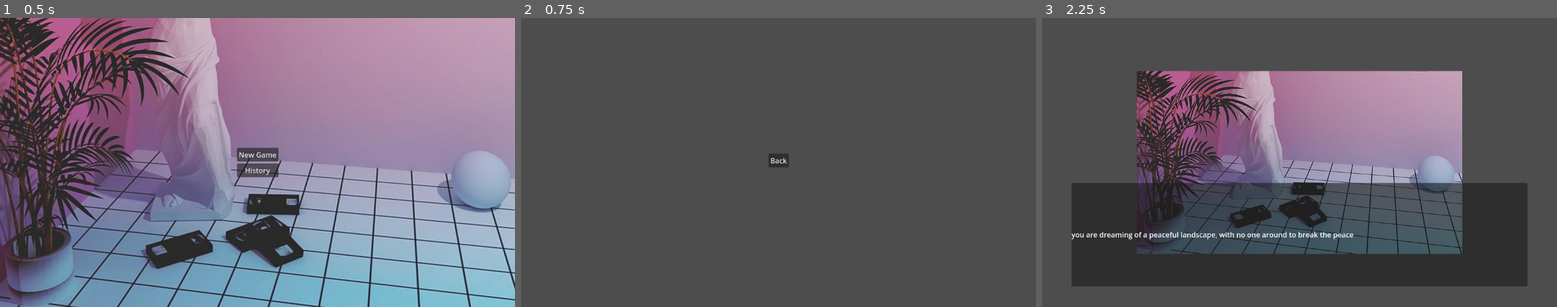
Above: before the commit, frames 1-3 (left to right).
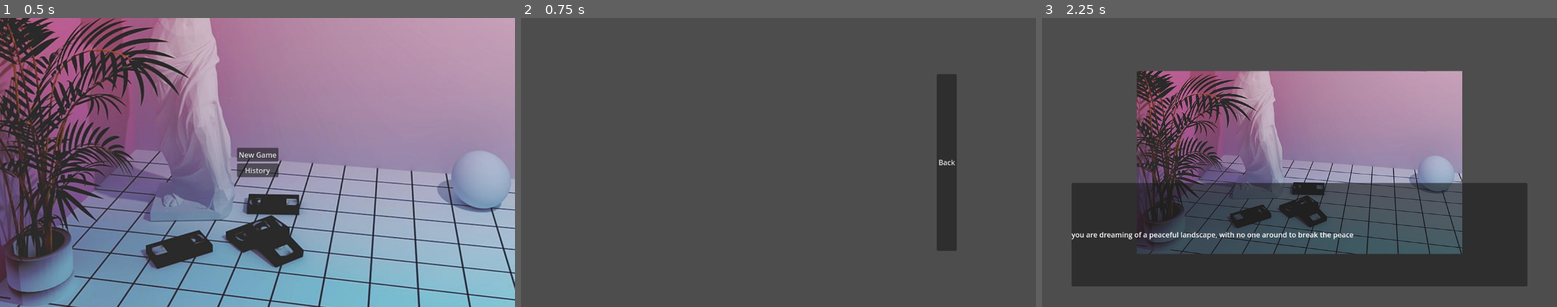
Above: after the commit, the same moments.

Repository: MansiAyer/VisualNovelTemplate2D
Game: Godot game, scene res://scenes/main_control.tscn
Two runs of this game, one before a commit and one after it. Both use one fixed random seed, a clock stepped at 60 frames per second and the inputs below.
Inputs:
- Up to frame 1 (0.5 s): no input
- Up to frame 2 (0.75 s): click "History" at 0.5 s
- Up to frame 3 (2.25 s): click "Back" at 1.25 s; click "New Game" at 2 s

Frame 1 is identical in both runs. In frame 2, 2.5% of the frame differs, in the area x 48-85%, y 19-81%; in frame 3, nothing differs.

Commit message:
changed layout and type of history node - it is hbox now

Diff:
--- /dev/null
+++ b/scenes/history.tscn
@@ -0,0 +1,25 @@
+[gd_scene load_steps=2 format=3 uid="uid://b52v2yfyihkq7"]
+
+[ext_resource type="Script" uid="uid://d03ea73m2vyhf" path="res://scripts/history.gd" id="1_3neif"]
+
+[node name="History" type="HBoxContainer"]
+custom_minimum_size = Vector2(900, 396)
+anchors_preset = 8
+anchor_left = 0.5
+anchor_top = 0.5
+anchor_right = 0.5
+anchor_bottom = 0.5
+offset_left = -450.0
+offset_top = -198.0
+offset_right = 450.0
+offset_bottom = 198.0
+grow_horizontal = 2
+grow_vertical = 2
+script = ExtResource("1_3neif")
+
+[node name="VBoxContainer" type="VBoxContainer" parent="."]
+custom_minimum_size = Vector2(800, 296)
+layout_mode = 2
+size_flags_horizontal = 4
+size_flags_vertical = 4
+alignment = 1
--- a/scenes/main_control.tscn
+++ b/scenes/main_control.tscn
@@ -5,7 +5,7 @@
 [ext_resource type="Texture2D" uid="uid://be06fa30gmef3" path="res://media/placeholders/aesthetics-vaporwave-seapunk-light-wallpaper-preview-1827258361.jpg" id="4_8jdwr"]
 [ext_resource type="PackedScene" uid="uid://d1ie2mcfeys2m" path="res://scenes/base_menu.tscn" id="4_422ur"]
 [ext_resource type="Script" uid="uid://efoqpct3gfap" path="res://scripts/story_act.gd" id="6_4v3x4"]
-[ext_resource type="Script" uid="uid://d03ea73m2vyhf" path="res://scripts/history.gd" id="6_sqeji"]
+[ext_resource type="PackedScene" uid="uid://b52v2yfyihkq7" path="res://scenes/history.tscn" id="6_sqeji"]
 
 [node name="MainControl" type="Node2D"]
 script = ExtResource("1_3tiwv")
@@ -36,24 +36,7 @@
 [node name="StoryAct" type="Node2D" parent="."]
 script = ExtResource("6_4v3x4")
 
-[node name="History" type="ScrollContainer" parent="."]
-anchors_preset = 8
-anchor_left = 0.5
-anchor_top = 0.5
-anchor_right = 0.5
-anchor_bottom = 0.5
-offset_left = -20.0
-offset_top = -20.0
-offset_right = 20.0
-offset_bottom = 20.0
-grow_horizontal = 2
-grow_vertical = 2
-horizontal_scroll_mode = 0
-script = ExtResource("6_sqeji")
-
-[node name="VBoxContainer" type="VBoxContainer" parent="History"]
-layout_mode = 2
-alignment = 1
+[node name="History" parent="." instance=ExtResource("6_sqeji")]
 
 [connection signal="menu_pressed" from="MainMenu" to="." method="handle_menu_actions"]
 [connection signal="close_history" from="History" to="." method="display_main_menu"]
--- a/scripts/history.gd
+++ b/scripts/history.gd
@@ -1,4 +1,4 @@
-extends ScrollContainer
+extends HBoxContainer
 
 signal close_history
 
@@ -7,6 +7,7 @@
 	var backbutton = Button.new()
 	backbutton.text = "Back"
 	backbutton.pressed.connect(handle_back_pressed)
+	#backbutton.position = size/2 does not work for child controls
 	add_child(backbutton)
 
 func set_history(dialogue_history: Array[String]):
@@ -14,9 +15,14 @@
 		get_node("VBoxContainer").queue_free()
 		var newvbox = VBoxContainer.new()
 		newvbox.set_name("VBoxContainer")
+		newvbox.size_flags_horizontal = Control.SIZE_SHRINK_CENTER
+		newvbox.size_flags_vertical = Control.SIZE_SHRINK_CENTER
+		newvbox.alignment = BoxContainer.ALIGNMENT_CENTER
+		newvbox.custom_minimum_size = Vector2(800, 296)
 		for dg_item in dialogue_history:
 			var temp_label = Label.new()
 			temp_label.text = dg_item
+			temp_label.horizontal_alignment = HORIZONTAL_ALIGNMENT_CENTER
 			newvbox.add_child(temp_label)
 		add_child(newvbox)
 
